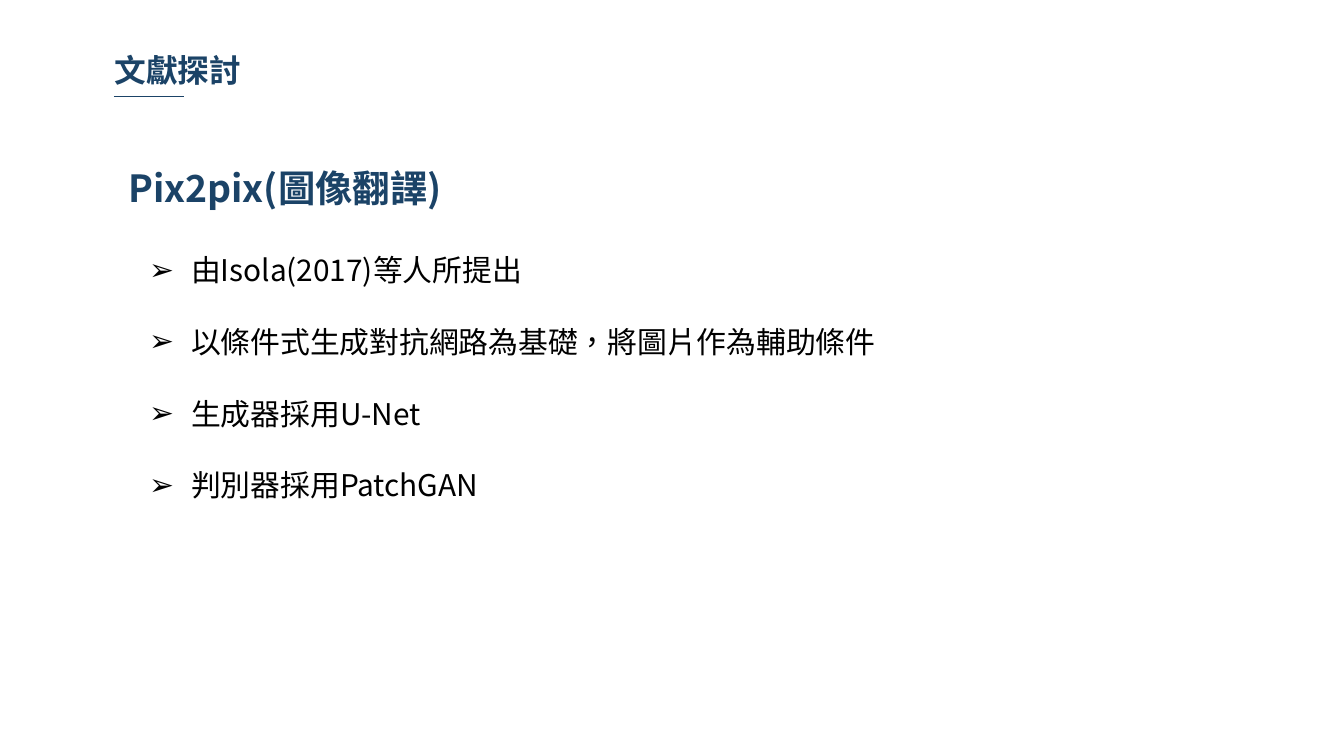
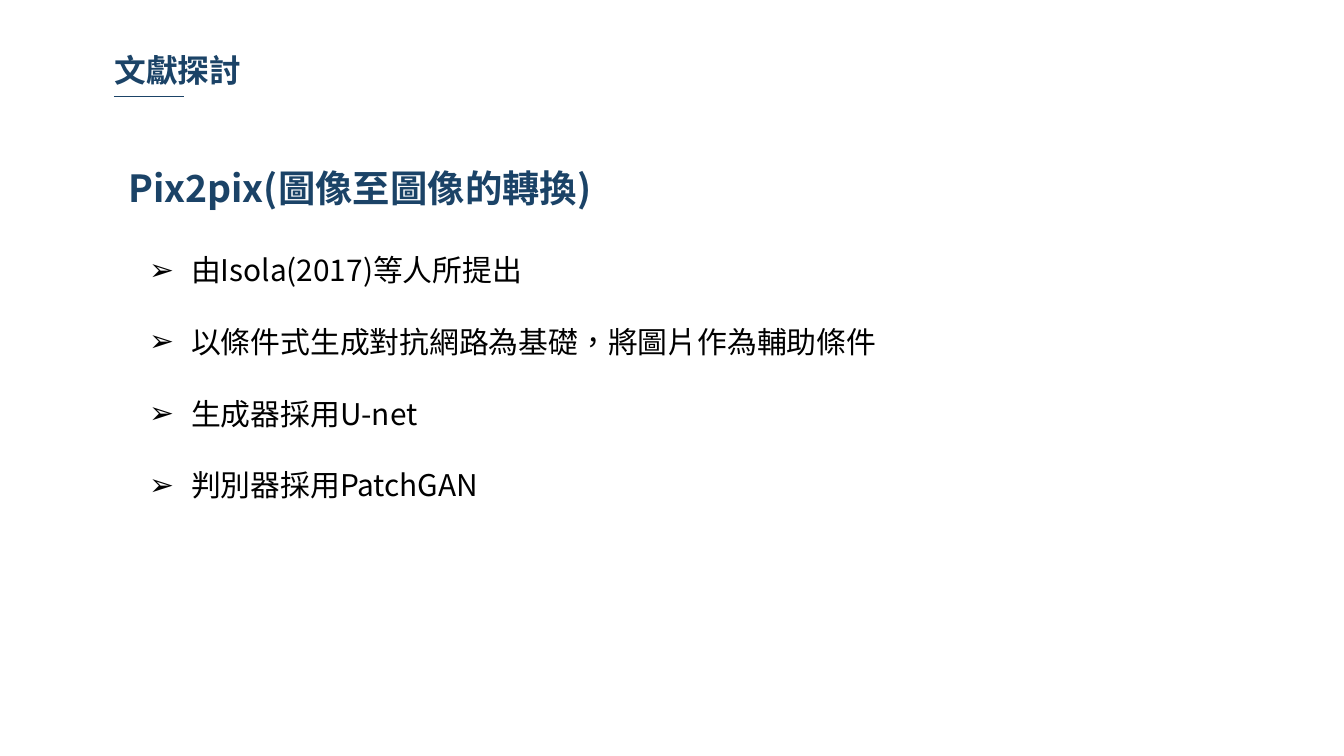
Before and after one commit to 10994015/paper, a slide deck: slide 23 of 論文/論文寫作期末報告.pptx (slide 22 before the commit). Drawn at 1344x756 pixels with LibreOffice and Linux fonts; fonts in the diff are those of the drawing; background and template pictures are left out. Boxes give left, top, right and bottom in pixels: in the first picture for what was removed or moved away, otherwise in the second. Text is boxed around its words. In the diff, an @@ line names an element or a change of style, - is before the commit and + after.

```diff
--- a/論文/論文寫作期末報告.pptx
+++ b/論文/論文寫作期末報告.pptx
@@ text at [128, 170, 591, 210]: text changed @@
-Pix2pix(圖像翻譯)
+Pix2pix(圖像至圖像的轉換)
@@ text at [191, 400, 417, 428]: text changed @@
-➢ 生成器採用U-Net
+➢ 生成器採用U-net
```
Also in this commit, not shown: 7 other slides changed, 1 slide added.
